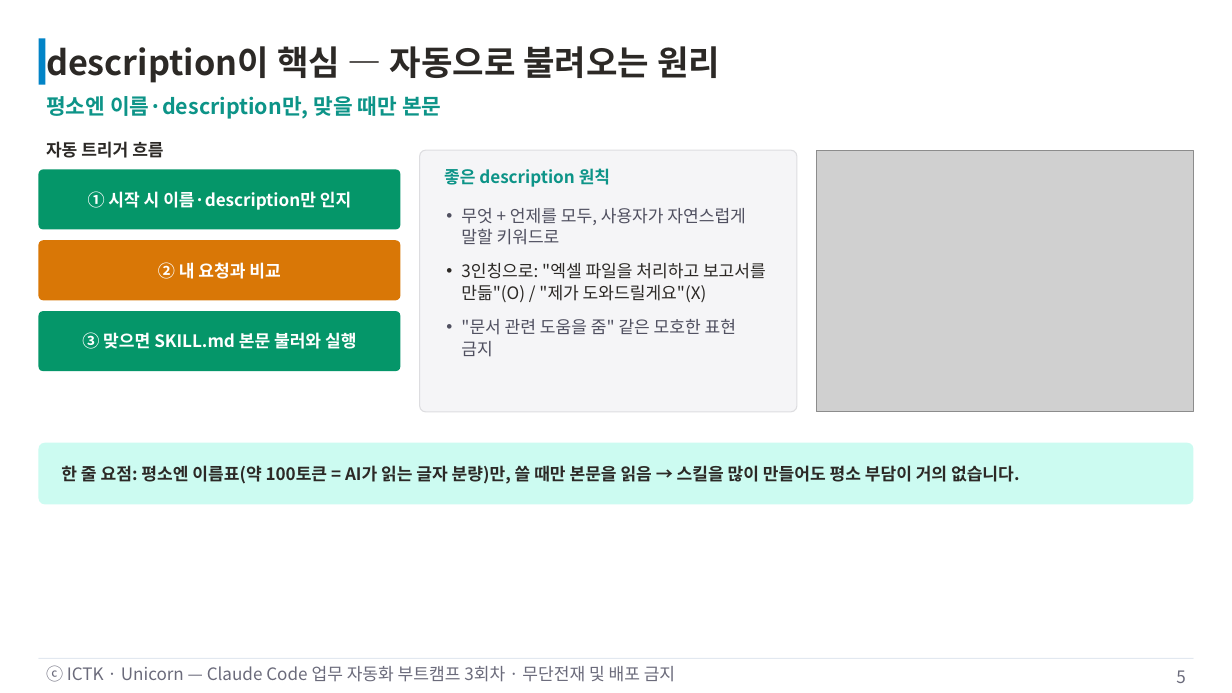
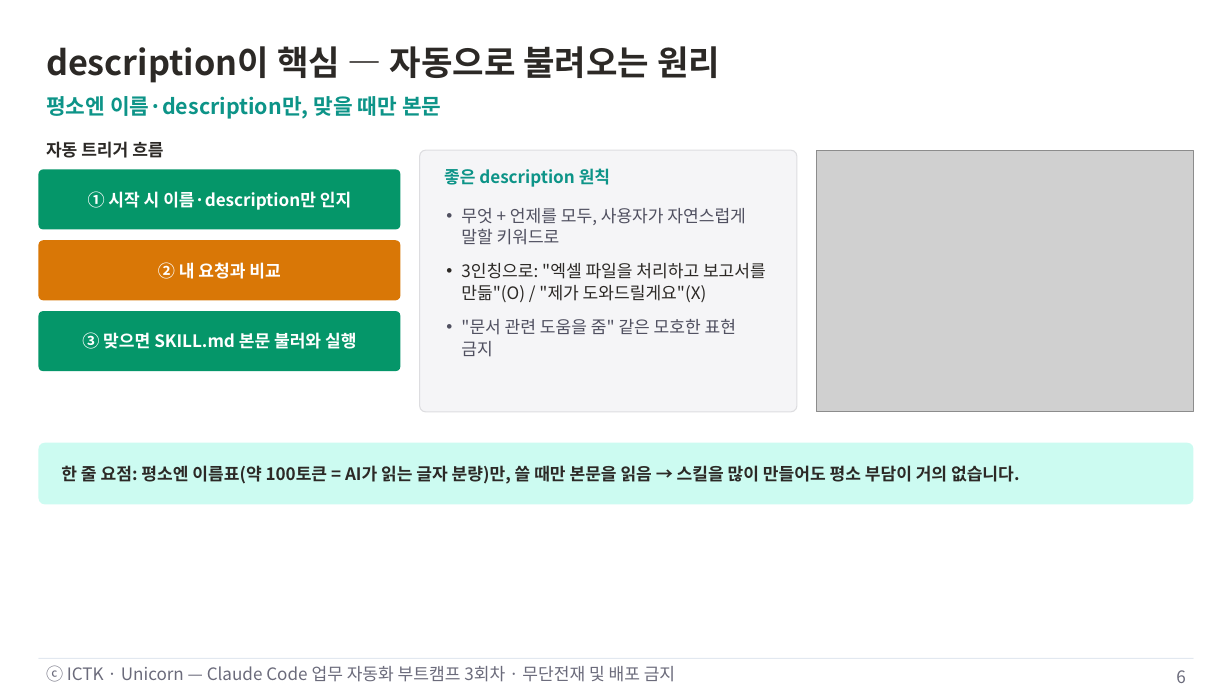
Before and after one commit to unicorn-campus/ai-automation, a slide deck: slide 6 of decks/03-skill-basics/3회차-Skill기초.pptx (slide 5 before the commit). Drawn at 1232x693 pixels with LibreOffice and Linux fonts; fonts in the diff are those of the drawing; grey boxes stand for pictures. Boxes give left, top, right and bottom in pixels: in the first picture for what was removed or moved away, otherwise in the second. Text is boxed around its words. In the diff, an @@ line names an element or a change of style, - is before the commit and + after.

```diff
--- a/decks/03-skill-basics/3회차-Skill기초.pptx
+++ b/decks/03-skill-basics/3회차-Skill기초.pptx
@@ rectangle removed at <box>38,38,45,85</box> @@
@@ page number at <box>1176,670,1185,683</box>: text changed @@
-5
+6
```
Also in this commit, not shown: 9 other slides changed, 1 slide added.
